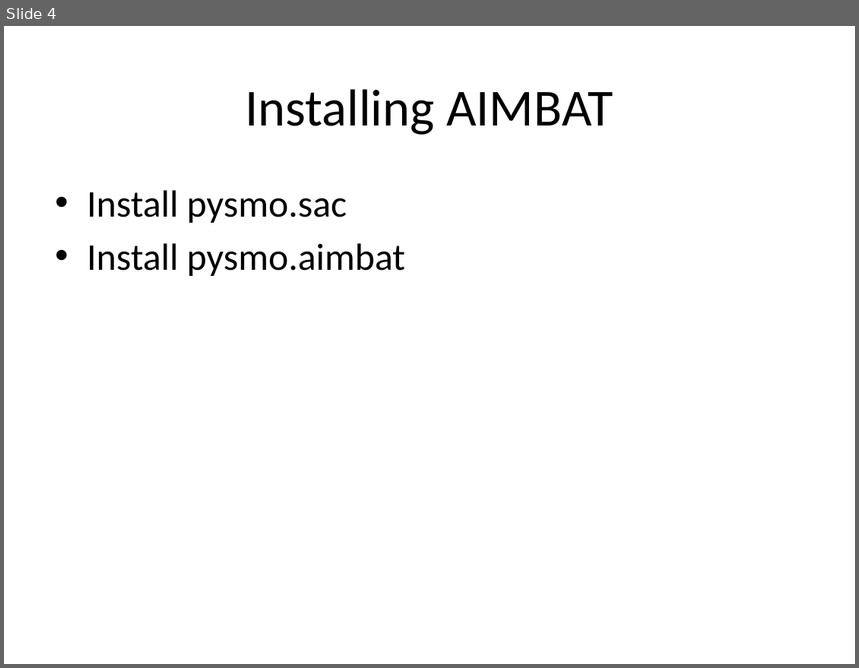
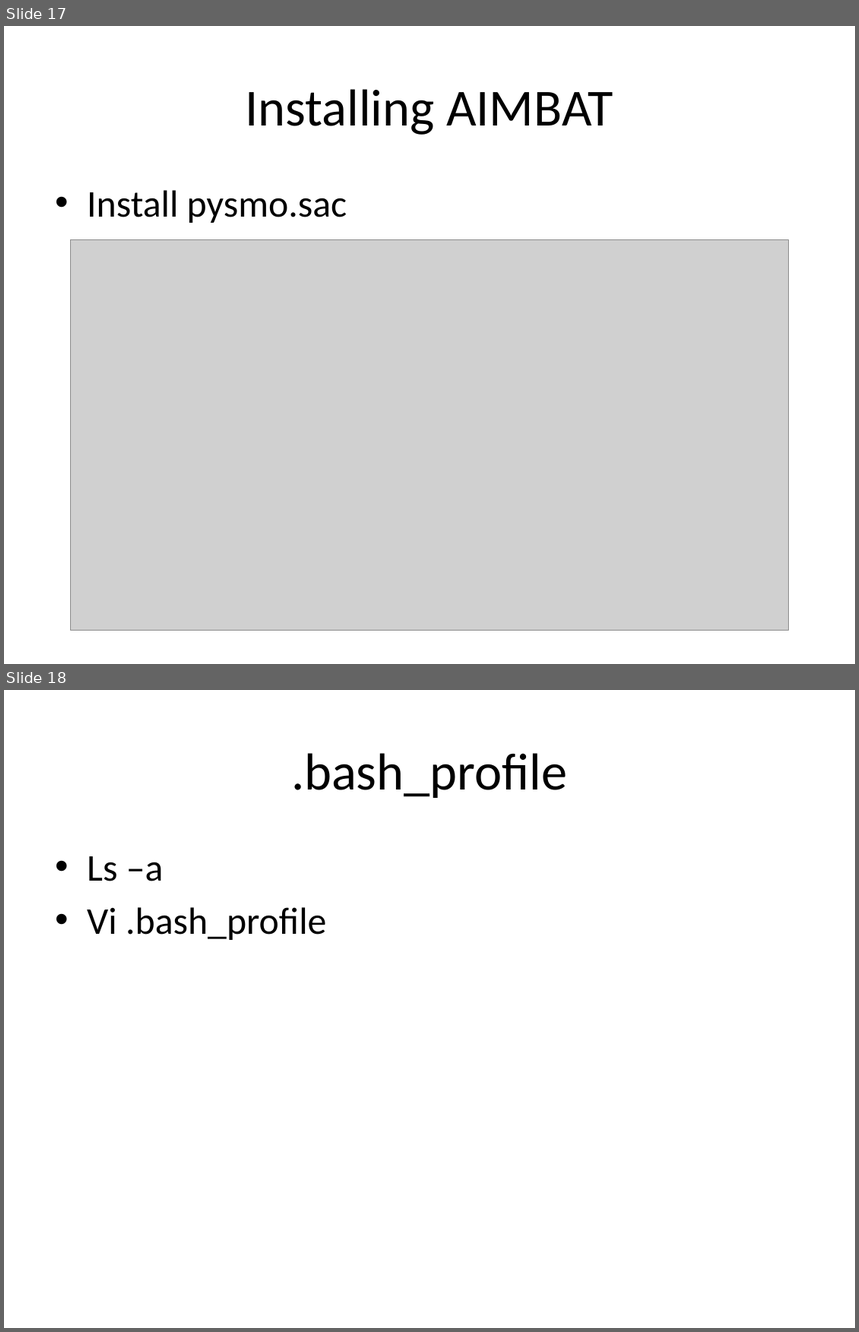
Before and after one commit to lkloh/USArray, a slide deck: AIMBAT/AIMBAT.pptx. Shown one above the other, each under a label of ours: slide 4 before the commit, slides 17 and 18 after it. The pictures are 859x668 and 859x1332 pixels, drawn with LibreOffice and Linux fonts; fonts in the diff are those of the drawing; grey boxes stand for pictures. Boxes give left, top, right and bottom in pixels: in the first picture for what was removed or moved away, otherwise in the second. Text is boxed around its words. In the diff, an @@ line names an element or a change of style, - is before the commit and + after.

```diff
--- a/AIMBAT/AIMBAT.pptx
+++ b/AIMBAT/AIMBAT.pptx
@@ slide 18 added at (x1=4, y1=690, x2=855, y2=1328), background #FFFFFF @@
@@ title added at (x1=291, y1=753, x2=567, y2=798), 44 pt, text #000000 @@
+.bash_profile
@@ text added at (x1=87, y1=856, x2=326, y2=940), 32 pt, text #000000 @@
+• Ls –a
+• Vi .bash_profile
@@ what was slide 4 is now slide 17 @@
@@ slide 17 changed as well @@
@@ picture added at (x1=70, y1=240, x2=789, y2=630) @@
@@ text at (x1=87, y1=243, x2=405, y2=276): paragraph removed @@
-• Install pysmo.aimbat
```
Also in this commit, not shown: 4 other slides changed, 26 other slides added, 1 slide removed, 1 other file.
